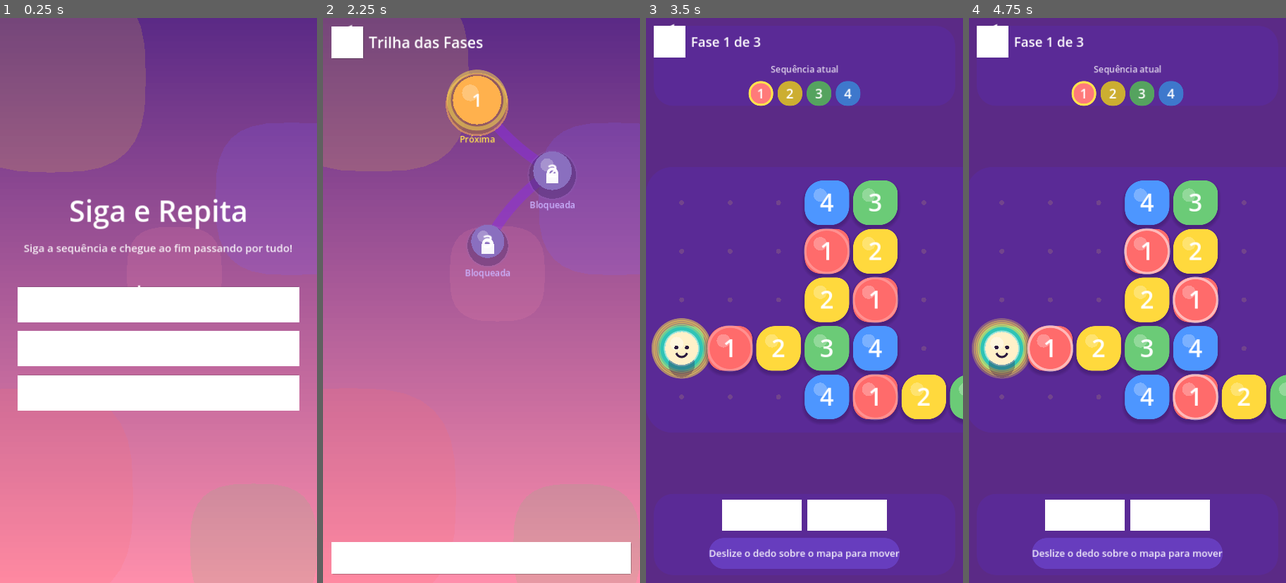
Above: before the commit, frames 1-4 (left to right).
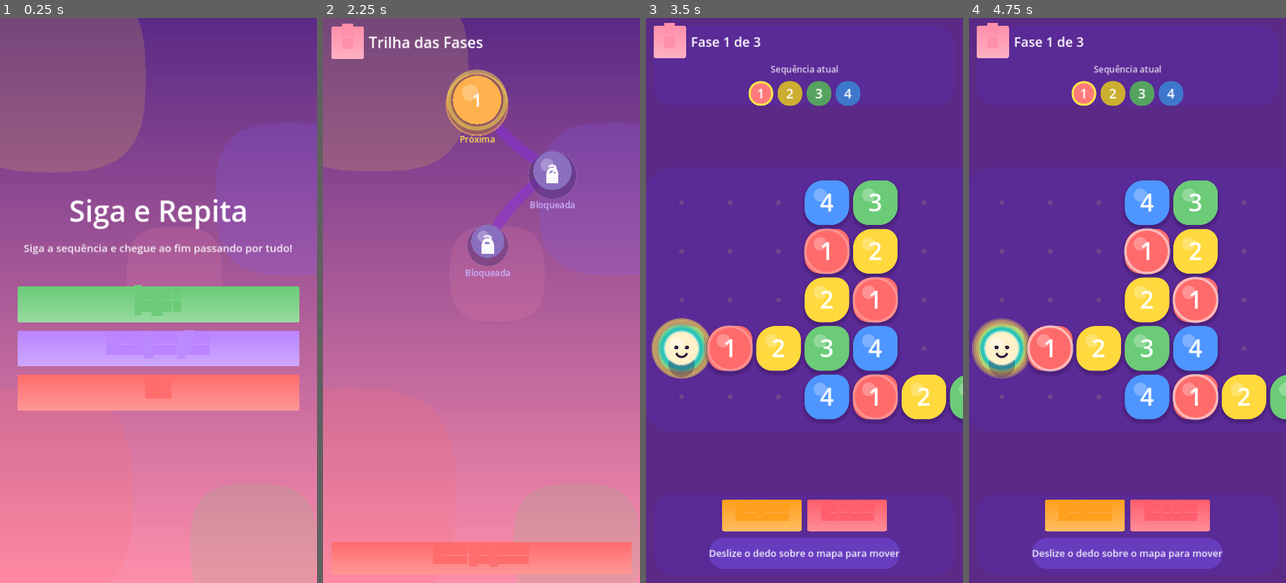
Above: after the commit, the same moments.

Repository: robertoaraujomf/Amarelo-Game-Siga-E-Repita
Game: Godot game, scene res://scenes/ui/MainMenu.tscn
The game is run twice, just before and just after one commit, with the same random seed, the same clock (stepped at 60 frames per second) and the same inputs.
Inputs (mouse positions are in pixels of both pictures, inside the frame that each line leads up to):
- Up to frame 1 (0.25 s): no input
- Up to frame 2 (2.25 s): click "Jogar" at 0.5 s; click "<" at 1.25 s; click "Jogar" at 2 s
- Up to frame 3 (3.5 s): click (801, 102) at 2.77 s
- Up to frame 4 (4.75 s): click "Reiniciar" at 3.5 s; click "Reiniciar" at 4.25 s

The runs differ from the first frame. In frame 1, 17% of the frame differs, in the area x 5-95%, y 47-70%; in frame 2, 6.0%; in frame 3, 3.4%; in frame 4, 3.4%.

Commit message:
fix: botao com fundo em gradiente via shader (renderiza colorido + texto)

Diff:
--- a/scripts/ui/OrganicButton.gd
+++ b/scripts/ui/OrganicButton.gd
@@ -1,23 +1,25 @@
 class_name OrganicButton
 extends Button
-## Botao com fundo em GRADIENTE (nunca cor solida) e formato organico (blob).
+## Botao com fundo em GRADIENTE (shader com gradiente vertical, nunca cor solida).
 
 var _bg := Color(0.42, 0.16, 0.64)
+var _mat: ShaderMaterial
+
+
+func _ready() -> void:
+	var mat := ShaderMaterial.new()
+	mat.shader = Shader.new()
+	var c := _bg
+	var light := c.lightened(0.30)
+	mat.shader.code = "shader_type canvas_item;\nuniform vec4 top_c = vec4(%.4f, %.4f, %.4f, 1.0);\nuniform vec4 bot_c = vec4(%.4f, %.4f, %.4f, 1.0);\nvoid fragment() { COLOR = mix(top_c, bot_c, UV.y); }" % [c.r, c.g, c.b, light.r, light.g, light.b]
+	_mat = mat
+	self.material = mat
 
 
 func _draw() -> void:
 	if size.x <= 0.0 or size.y <= 0.0:
 		return
-	var w := int(size.x)
-	var h := int(size.y)
-	var img := Image.create(w, h, false, Image.FORMAT_RGBA8)
-	var light := _bg.lightened(0.30)
-	for y in range(h):
-		img.set_pixel(int((size.x - 1) * float(y) / maxf(1.0, float(h - 1.0))), y, _bg.lerp(light, float(y) / maxf(1.0, float(h - 1.0))))
-	var tex := ImageTexture.create_from_image(img)
-	draw_texture(tex, Vector2.ZERO, Color(1, 1, 1, 1))
-
-	# Texto do botao por cima do gradiente.
+	# Fundo via material (shader com gradiente); aqui desenhamos o texto.
 	var font: Font = get_theme_font("font")
 	var fs: float = float(get_theme_font_size("font_size"))
 	var txt := str(text)
@@ -33,4 +35,10 @@
 
 func set_bg(c: Color) -> void:
 	_bg = c
+	var mat := ShaderMaterial.new()
+	mat.shader = Shader.new()
+	var light := c.lightened(0.30)
+	mat.shader.code = "shader_type canvas_item;\nuniform vec4 top_c = vec4(%.4f, %.4f, %.4f, 1.0);\nuniform vec4 bot_c = vec4(%.4f, %.4f, %.4f, 1.0);\nvoid fragment() { COLOR = mix(top_c, bot_c, UV.y); }" % [c.r, c.g, c.b, light.r, light.g, light.b]
+	_mat = mat
+	self.material = mat
 	queue_redraw()
--- /dev/null
+++ b/tmp_check.gd
@@ -0,0 +1,9 @@
+extends SceneTree
+
+func _init() -> void:
+	var names: Array = []
+	for p in Control.new().get_property_list():
+		names.append(str(p["name"]))
+	print("HAS_MATERIAL=", "material" in names)
+	print("HAS_DRAW_TEXTURE=", Control.new().has_method("draw_texture"))
+	quit()
